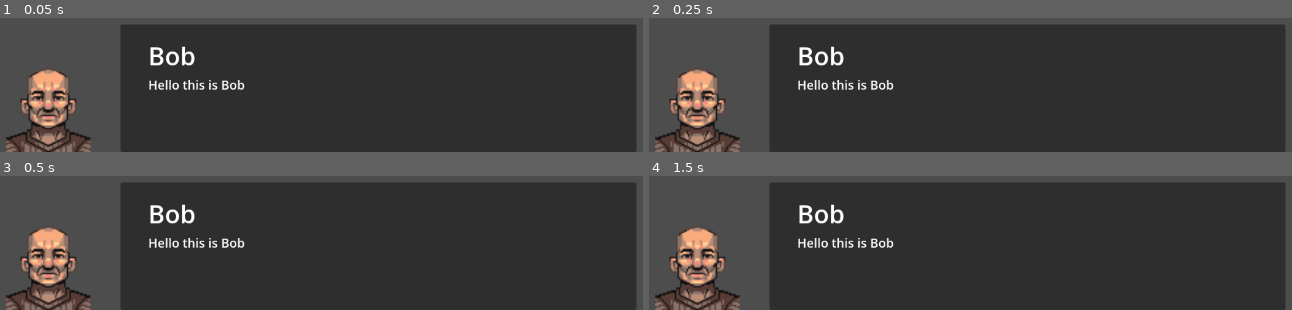
Above: before the commit, frames 1-4 (two rows, left to right).
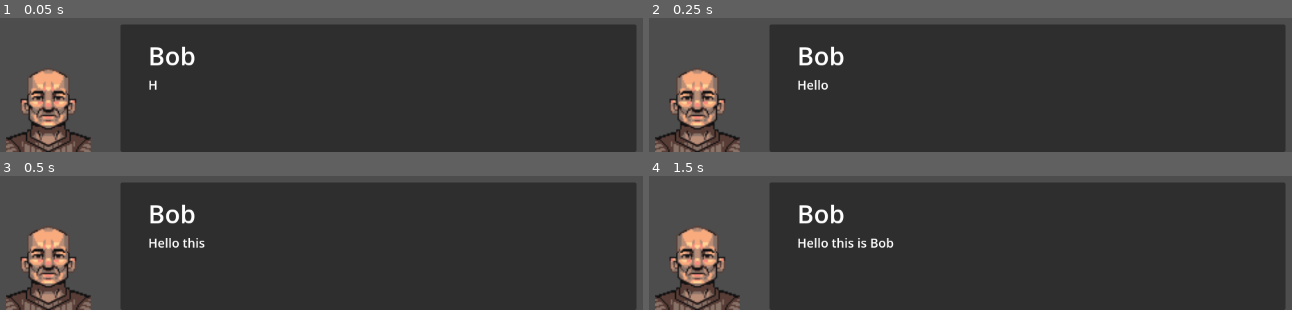
Above: after the commit, the same moments.

Repository: AbsoluteZer0527/My-first-3D-Godot-game
Game: Godot game, scene res://Dialogues/UI/control.tscn
The game is run twice, just before and just after one commit, with the same random seed, the same clock (stepped at 60 frames per second) and the same inputs.
Inputs (mouse positions are in pixels of both pictures, inside the frame that each line leads up to):
- Up to frame 1 (0.05 s): no input
- Up to frame 2 (0.25 s): no input
- Up to frame 3 (0.5 s): no input
- Up to frame 4 (1.5 s): tap Enter at 0.5 s; move the mouse to (outside the picture) at 0.52 s; click (outside the picture) at 0.67 s; tap Space at 1.25 s; move the mouse to (outside the picture) at 1.27 s; click (outside the picture) at 1.42 s

The runs differ from the first frame. In frame 1, 0.5% of the frame differs, in the area x 24-39%, y 46-54%; in frame 2, 0.4%; in frame 3, 0.2%; in frame 4, nothing differs.

Commit message:
TypeWritter effect for the text display

Diff:
--- a/dialogue/Dialogues/UI/control.tscn
+++ b/dialogue/Dialogues/UI/control.tscn
@@ -60,7 +60,7 @@
 layout_mode = 2
 theme_override_font_sizes/font_size = 18
 text = "Dialogue starts here"
-autowrap_mode = 1
+autowrap_mode = 3
 
 [node name="RightAvatar" type="TextureRect" parent="HBoxContainer"]
 custom_minimum_size = Vector2(200, 0)
--- a/dialogue/Dialogues/UI/dialogue_manager.gd
+++ b/dialogue/Dialogues/UI/dialogue_manager.gd
@@ -9,11 +9,24 @@
 @export var main_dialogue: DialogueGroup
 
 var dialogue_index := 0
+var typing_tween : Tween
+
 func display_next_dialogue():
+	if dialogue_index >= len(main_dialogue.dialogue_list):
+		visible = false
+		return
+
 	var dialogue := main_dialogue.dialogue_list[dialogue_index]
 
 	character_name_text.text = dialogue.character_name
-	text_box.text = dialogue.content
+
+	#display text like typewritter
+	typing_tween = get_tree().create_tween()
+	text_box.text = ""
+	for character in dialogue.content:
+		typing_tween.tween_callback(append_character.bind(character)).set_delay(0.05)
+
+	typing_tween.tween_callback(func(): dialogue_index +=1)
 	if dialogue.show_on_left:
 		left_avatar.texture = dialogue.avatar
 		right_avatar.texture = null
@@ -21,7 +34,10 @@
 		left_avatar.texture = null
 		right_avatar.texture = dialogue.avatar
 
-	dialogue_index+=1
+
+func append_character(character:  String):
+	text_box.text += character
+
 
 func _ready() -> void:
 	display_next_dialogue()
